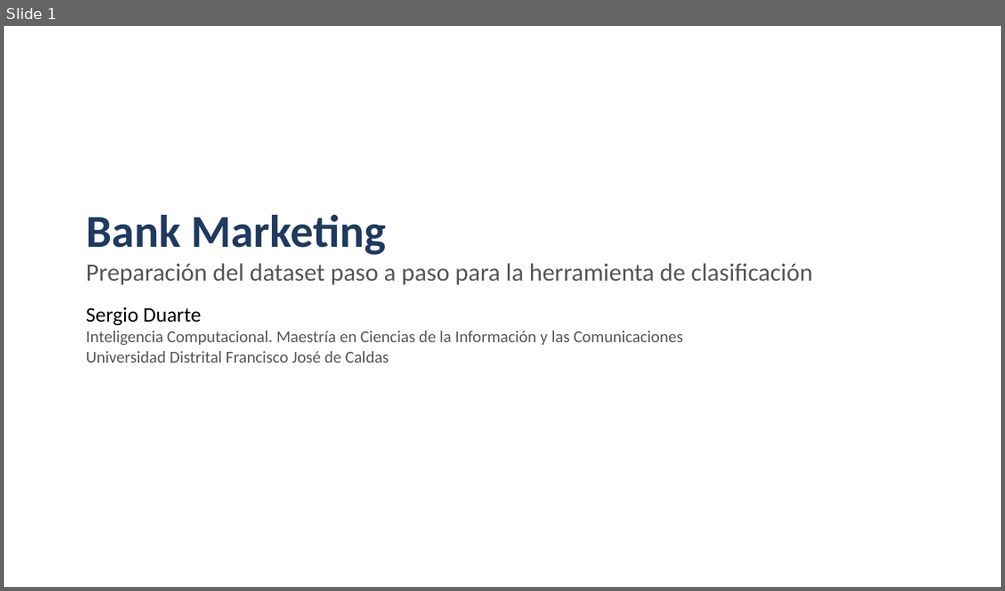
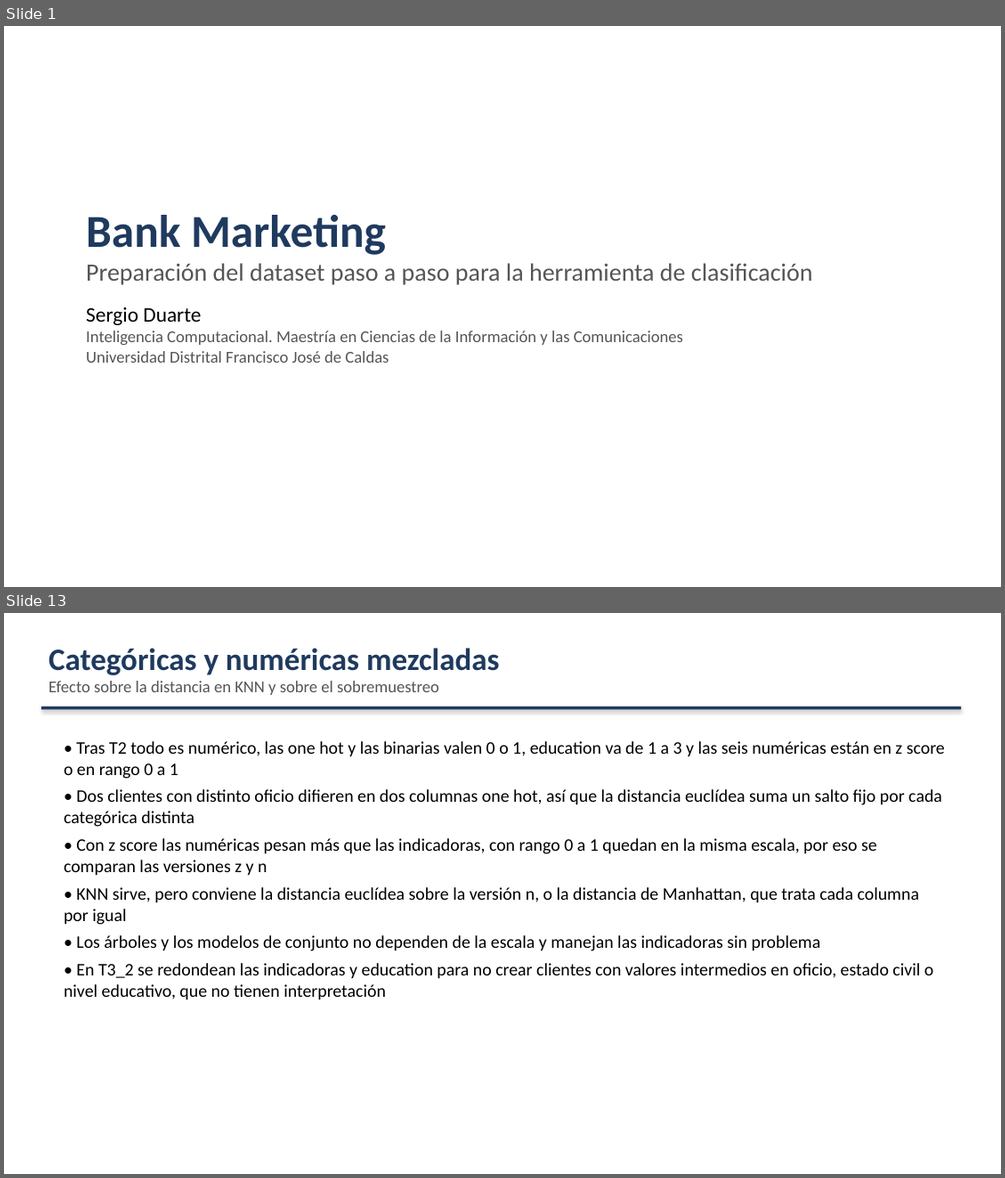
Before and after one commit to Checho019/maestria-inteligencia-computacional, a slide deck: Exposicion Bank/exposicion_bank.pptx. Shown one above the other, each under a label of ours: slide 1 before the commit, slides 1 and 13 after it; the slides between them are not shown. The pictures are 1005x591 and 1005x1178 pixels, drawn with LibreOffice and Linux fonts; fonts in the diff are those of the drawing. Boxes give left, top, right and bottom in pixels: in the first picture for what was removed or moved away, otherwise in the second. Text is boxed around its words. In the diff, an @@ line names an element or a change of style, - is before the commit and + after.

Commit message:
Exposicion Bank: segundo camino de balanceo por sobremuestreo, education ordinal sin escalar y correcciones de la revision

```diff
--- a/Exposicion Bank/exposicion_bank.pptx
+++ b/Exposicion Bank/exposicion_bank.pptx
@@ slide 13 added at bbox=[4, 613, 1001, 1174], background #FFFFFF @@
@@ text added at bbox=[48, 648, 499, 695], 16 pt, text #555555 @@
+Categóricas y numéricas mezcladas
+Efecto sobre la distancia en KNN y sobre el sobremuestreo
@@ rectangle added at bbox=[41, 706, 961, 709], fill #1F3A5F @@
@@ text added at bbox=[64, 741, 945, 1000], 17 pt, text #000000 @@
+• Tras T2 todo es numérico, las one hot y las binarias valen 0 o 1, education va de 1 a 3 y las seis numéricas están en z score o en rango 0 a 1
+• Dos clientes con distinto oficio difieren en dos columnas one hot, así que la distancia euclídea suma un salto fijo por cada categórica distinta
+• Con z score las numéricas pesan más que las indicadoras, con rango 0 a 1 quedan en la misma escala, por eso se comparan las versiones z y n
+• KNN sirve, pero conviene la distancia euclídea sobre la versión n, o la distancia de Manhattan, que trata cada columna por igual
+• Los árboles y los modelos de conjunto no dependen de la escala y manejan las indicadoras sin problema
+• En T3_2 se redondean las indicadoras y education para no crear clientes con valores intermedios en oficio, estado civil o nivel educativo, que no tienen interpretación
```
Also in this commit, not shown: 12 slides changed, 12 other files.
